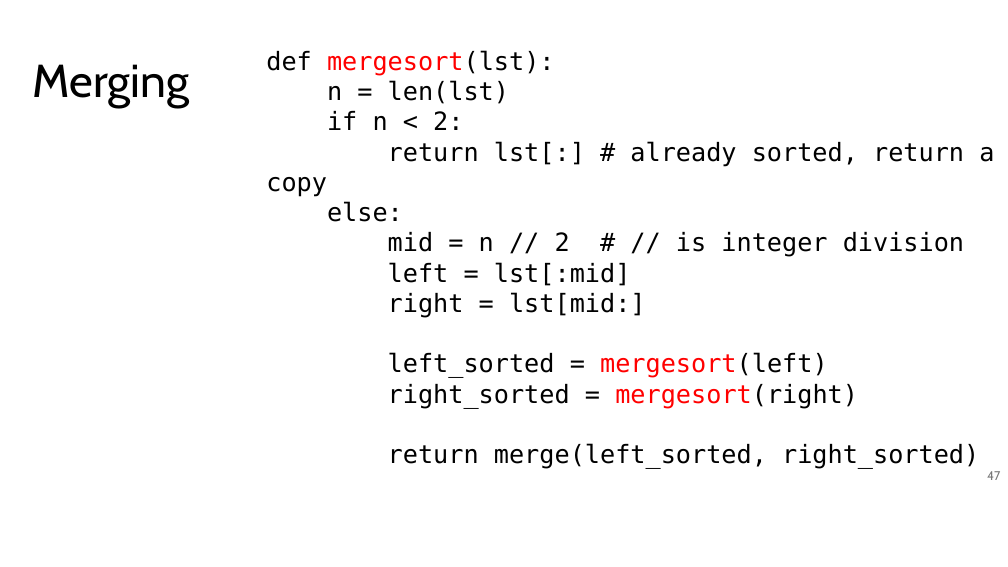
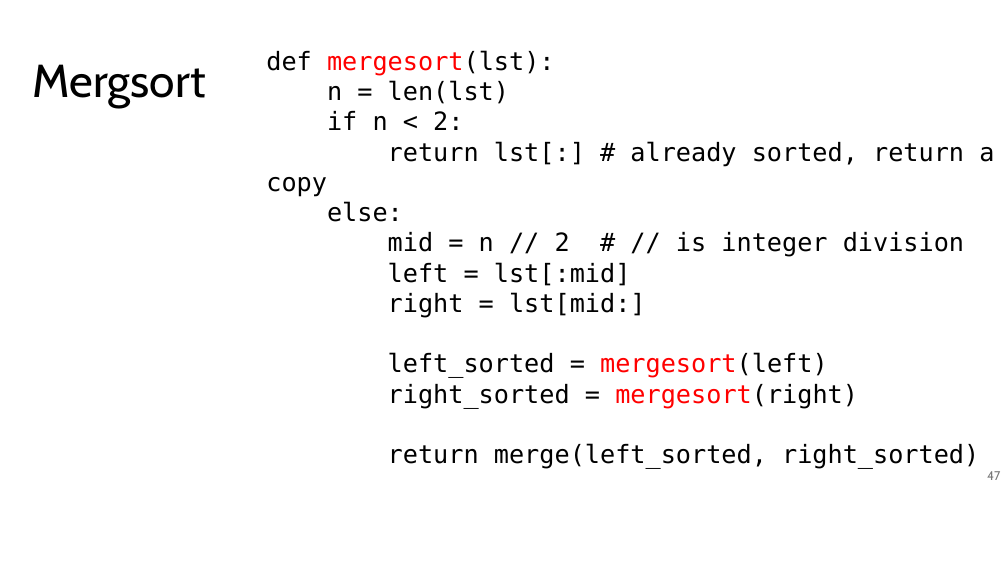
Before and after one commit to tjd1234/cmpt120fall2024, a slide deck: slide 47 of lecture_notes/chapter_algorithms/alg3_sorting/chapter_sorting.pptx. Drawn at 1008x567 pixels with LibreOffice and Linux fonts; fonts in the diff are those of the drawing. Boxes give left, top, right and bottom in pixels: in the first picture for what was removed or moved away, otherwise in the second. Text is boxed around its words. In the diff, an @@ line names an element or a change of style, - is before the commit and + after.

```diff
--- a/lecture_notes/chapter_algorithms/alg3_sorting/chapter_sorting.pptx
+++ b/lecture_notes/chapter_algorithms/alg3_sorting/chapter_sorting.pptx
@@ text at bbox=[33, 64, 206, 108]: text changed @@
-Merging
+Mergsort
```
Also in this commit, not shown: 1 other slide changed, 1 slide added, 3 other files.
